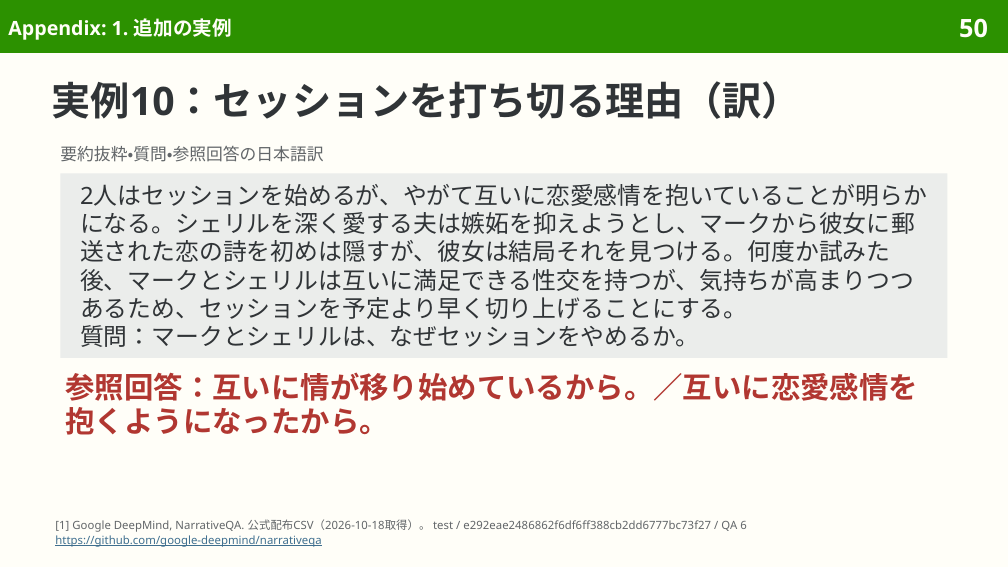
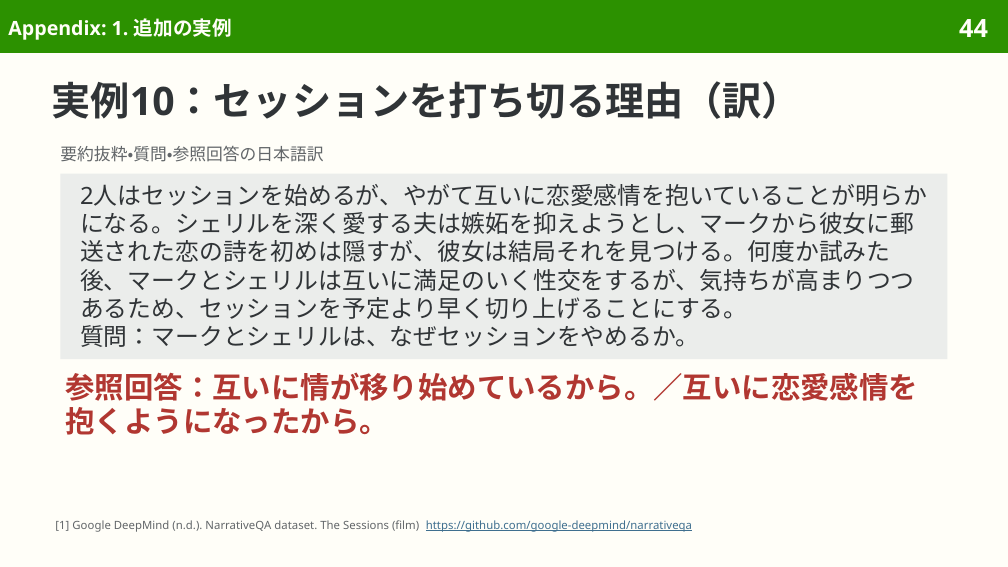
Before and after one commit to sasakiy84/datasets-in-10-minutes, a slide deck: slide 44 of slides/datasets-in-10-minutes-narrativeqa.pptx (slide 50 before the commit). Drawn at 1008x567 pixels with LibreOffice and Linux fonts; fonts in the diff are those of the drawing. Boxes give left, top, right and bottom in pixels: in the first picture for what was removed or moved away, otherwise in the second. Text is boxed around its words. In the diff, an @@ line names an element or a change of style, - is before the commit and + after.

Commit message:
Center NarrativeQA on narrative comprehension and full reference answers

```diff
--- a/slides/datasets-in-10-minutes-narrativeqa.pptx
+++ b/slides/datasets-in-10-minutes-narrativeqa.pptx
@@ page number at [959,19,988,37]: text changed @@
-50
+44
@@ text in rectangle at [80,184,927,319]: text changed @@
-2人はセッションを始めるが、やがて互いに恋愛感情を抱いていることが明らかになる。シェリルを深く愛する夫は嫉妬を抑えようとし、マークから彼女に郵送された恋の詩を初めは隠すが、彼女は結局それを見つける。何度か試みた後、マークとシェリルは互いに満足できる性交を持つが、気持ちが高まりつつあるため、セッションを予定より早く切り上げることにする。
+2人はセッションを始めるが、やがて互いに恋愛感情を抱いていることが明らかになる。シェリルを深く愛する夫は嫉妬を抑えようとし、マークから彼女に郵送された恋の詩を初めは隠すが、彼女は結局それを見つける。何度か試みた後、マークとシェリルは互いに満足のいく性交をするが、気持ちが高まりつつあるため、セッションを予定より早く切り上げることにする。
@@ text at [55,520,692,532]: text changed @@
-[1] Google DeepMind, NarrativeQA. 公式配布CSV（2026-10-18取得）。 test / e292eae2486862f6df6ff388cb2dd6777bc73f27 / QA 6
-https://github.com/google-deepmind/narrativeqa
+[1] Google DeepMind (n.d.). NarrativeQA dataset. The Sessions (film) https://github.com/google-deepmind/narrativeqa
```
Also in this commit, not shown: 47 other slides changed, 1 slide added, 9 slides removed, 41 other files.
